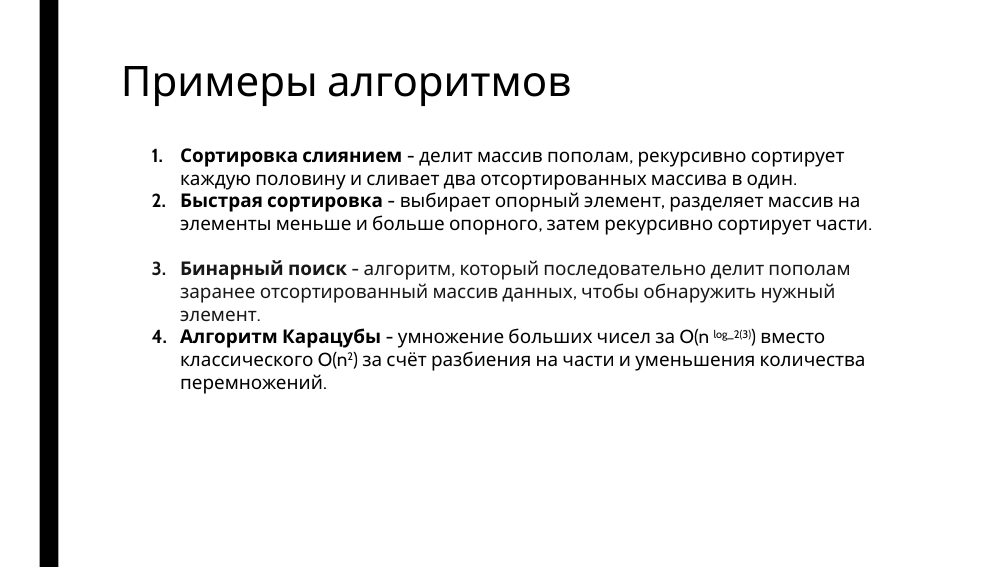
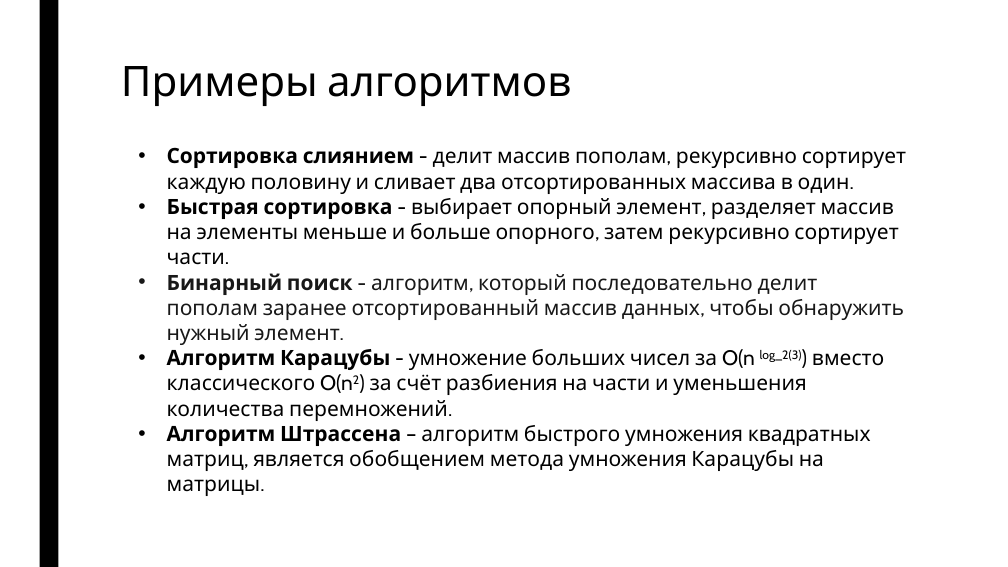
Before and after one commit to ArsenyBurov/4-term, a slide deck: slide 4 of Data-structures-and-algorithms/Presentations/source/divide-and-conquer.pptx. Drawn at 1008x567 pixels with LibreOffice and Linux fonts; fonts in the diff are those of the drawing. Boxes give left, top, right and bottom in pixels: in the first picture for what was removed or moved away, otherwise in the second. Text is boxed around its words. In the diff, an @@ line names an element or a change of style, - is before the commit and + after.

```diff
--- a/Data-structures-and-algorithms/Presentations/source/divide-and-conquer.pptx
+++ b/Data-structures-and-algorithms/Presentations/source/divide-and-conquer.pptx
@@ text "Сортировка слиянием - делит массив ...": place and size @@
-text "Сортировка слиянием - делит массив ..." at <box>180,148,868,394</box>
+text "Сортировка слиянием - делит массив ..." at <box>167,147,906,471</box>
@@ text at <box>167,147,906,421</box>: size 18 to 20 pt in "Сортировка слиянием - делит массив пополам, рекурсивно ...", "Быстрая сортировка - выбирает опорный элемент, разделяет ...", "Бинарный поиск - алгоритм, который последовательно делит ...", "Алгоритм Карацубы - умножение больших чисел за ..."; bullet 1. to • @@
@@ text at <box>167,425,871,471</box>: paragraph added @@
+• Алгоритм Штрассена – алгоритм быстрого умножения квадратных матриц, является обобщением метода умножения Карацубы на матрицы.
```
Also in this commit, not shown: 3 other slides changed, 3 slides added, 1 other file.
